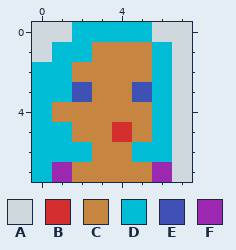
File history of a pixel-art sprite, images/girl.png. Above: the version before the commit.
The file is 96x96 pixels, drawn in blocks of 12x12; one block is one cell here.
Palette (. is transparent): A #cfd8dc  B #d32f2f  C #c68642  D #00bcd4  E #3f51b5  F #9c27b0
Pixels before, first column x 0:
0 AADDDDAA
1 ADDCCCDA
2 DDCCCCDA
3 DDECCEDA
4 DCCCCCDA
5 DDCCBCDA
6 DDDCCDDA
7 DFCCCCFA
Once edited:
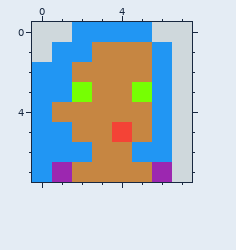
The edit:
Colour B changes from #d32f2f to #f44336.
Colour D changes from #00bcd4 to #2196f3.
Colour E changes from #3f51b5 to #76ff03.
